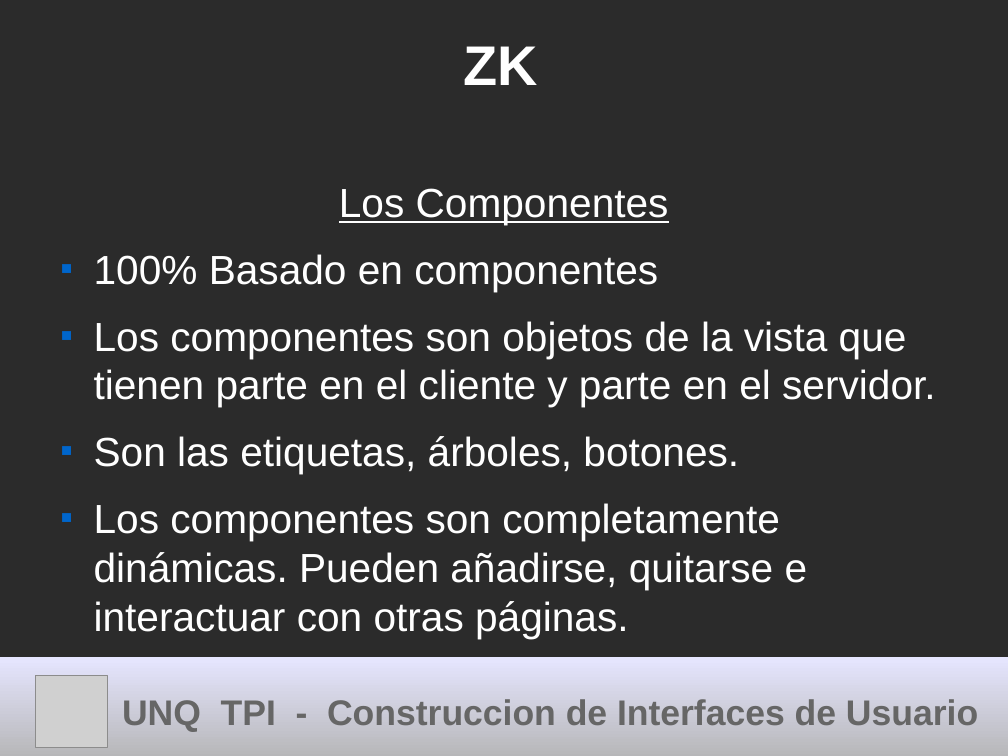
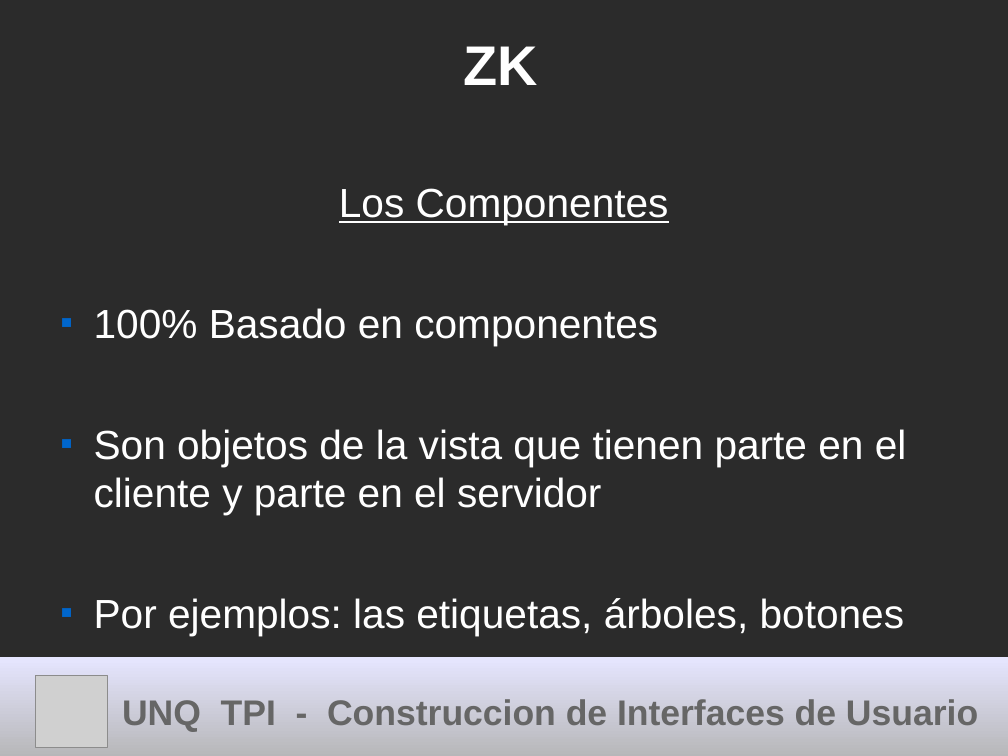
Before and after one commit to cdmarchionne/tpi-ui-tp-esferas, a slide deck: slide 16 of ZK/resources/Presentacion ZK.odp (slide 15 before the commit). Drawn at 1008x756 pixels with LibreOffice and Linux fonts; fonts in the diff are those of the drawing; grey boxes stand for pictures; background and template pictures are left out; a plain dark background stands for a picture behind light text. Boxes give left, top, right and bottom in pixels: in the first picture for what was removed or moved away, otherwise in the second. Text is boxed around its words. In the diff, an @@ line names an element or a change of style, - is before the commit and + after.

```diff
--- a/ZK/resources/Presentacion ZK.odp
+++ b/ZK/resources/Presentacion ZK.odp
@@ text at [94,188,669,346]: more space between paragraphs @@
@@ text at [94,429,907,748]: text changed @@
-■ Los componentes son objetos de la vista que tienen parte en el cliente y parte en el servidor.
-■ Son las etiquetas, árboles, botones.
-■ Los componentes son completamente dinámicas. Pueden añadirse, quitarse e interactuar con otras páginas.
+■ Son objetos de la vista que tienen parte en el cliente y parte en el servidor
+■ Por ejemplos: las etiquetas, árboles, botones
+■ Son completamente dinámicas
```
Also in this commit, not shown: 13 other slides changed, 2 slides added, 1 other file.
